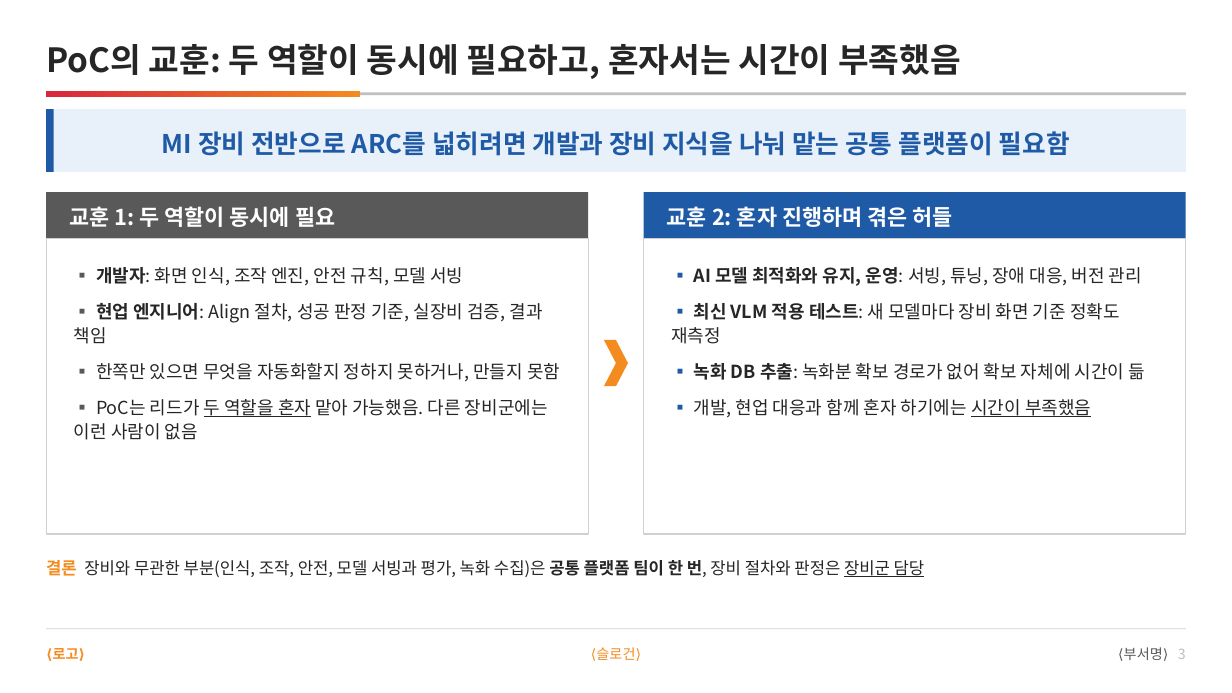
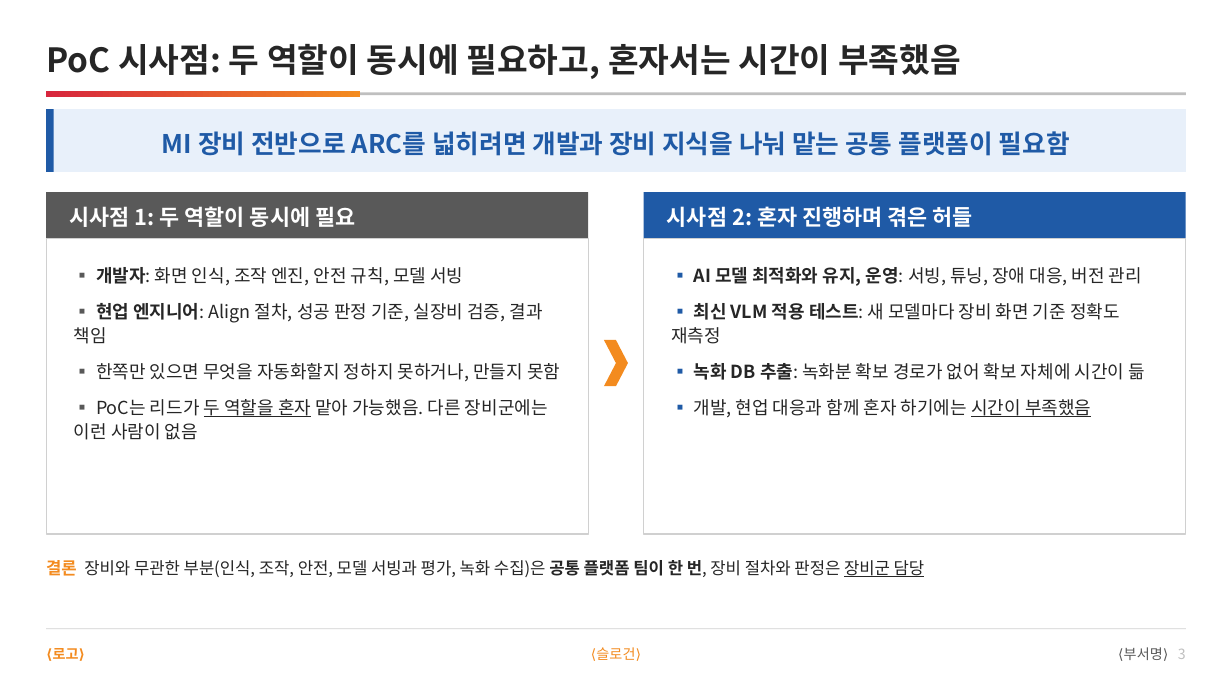
Before and after one commit to DarrenKoi/pm_notes, a slide deck: slide 3 of my-task/arc-tf/deliverables/arc-tf-proposal.pptx. Drawn at 1232x693 pixels with LibreOffice and Linux fonts; fonts in the diff are those of the drawing. Boxes give left, top, right and bottom in pixels: in the first picture for what was removed or moved away, otherwise in the second. Text is boxed around its words. In the diff, an @@ line names an element or a change of style, - is before the commit and + after.

```diff
--- a/my-task/arc-tf/deliverables/arc-tf-proposal.pptx
+++ b/my-task/arc-tf/deliverables/arc-tf-proposal.pptx
@@ text at bbox=[46, 44, 961, 79]: text changed @@
-PoC의 교훈: 두 역할이 동시에 필요하고, 혼자서는 시간이 부족했음
+PoC 시사점: 두 역할이 동시에 필요하고, 혼자서는 시간이 부족했음
@@ text at bbox=[69, 206, 355, 227]: text changed @@
-교훈 1: 두 역할이 동시에 필요
+시사점 1: 두 역할이 동시에 필요
@@ text at bbox=[667, 206, 973, 227]: text changed @@
-교훈 2: 혼자 진행하며 겪은 허들
+시사점 2: 혼자 진행하며 겪은 허들
```
Also in this commit, not shown: 1 other slide changed, 13 other files.
